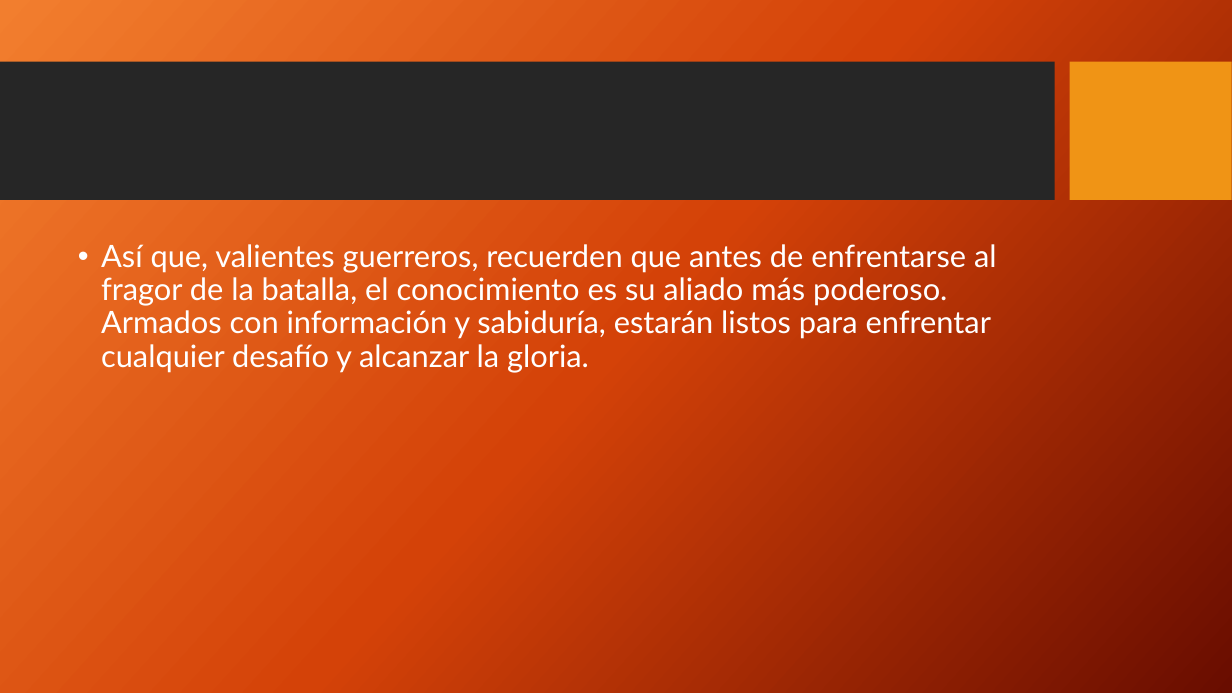
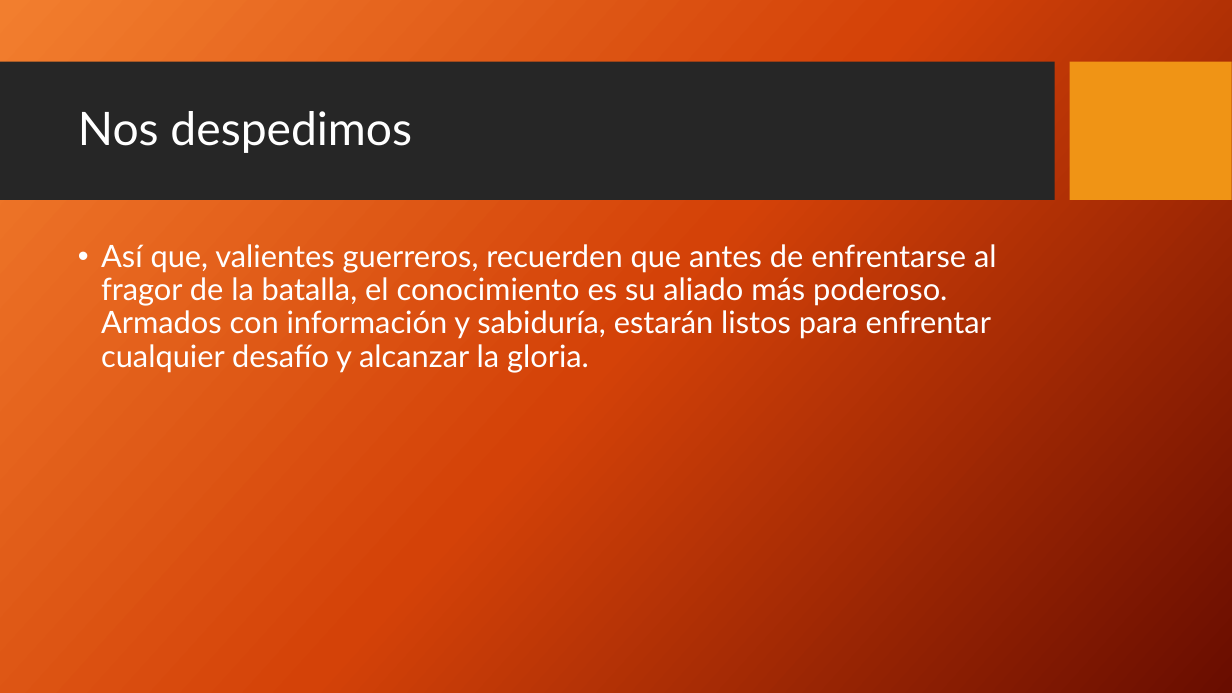
Before and after one commit to Byneros/TallerGestionDeDatosElArteDeLaGuerra, a slide deck: slide 16 of QUE DEBES CONOCER PARA GANAR CUALQUER BATALLA OTRA VERSION.pptx (slide 11 before the commit). Drawn at 1232x693 pixels with LibreOffice and Linux fonts; fonts in the diff are those of the drawing; background and template pictures are left out. Boxes give left, top, right and bottom in pixels: in the first picture for what was removed or moved away, otherwise in the second. Text is boxed around its words. In the diff, an @@ line names an element or a change of style, - is before the commit and + after.

```diff
--- a/QUE DEBES CONOCER PARA GANAR CUALQUER BATALLA OTRA VERSION.pptx
+++ b/QUE DEBES CONOCER PARA GANAR CUALQUER BATALLA OTRA VERSION.pptx
@@ title added at [78, 111, 412, 153], 36 pt, text #FFFFFF @@
+Nos despedimos
```
Also in this commit, not shown: 2 other slides changed, 5 slides added, 3 other files.
